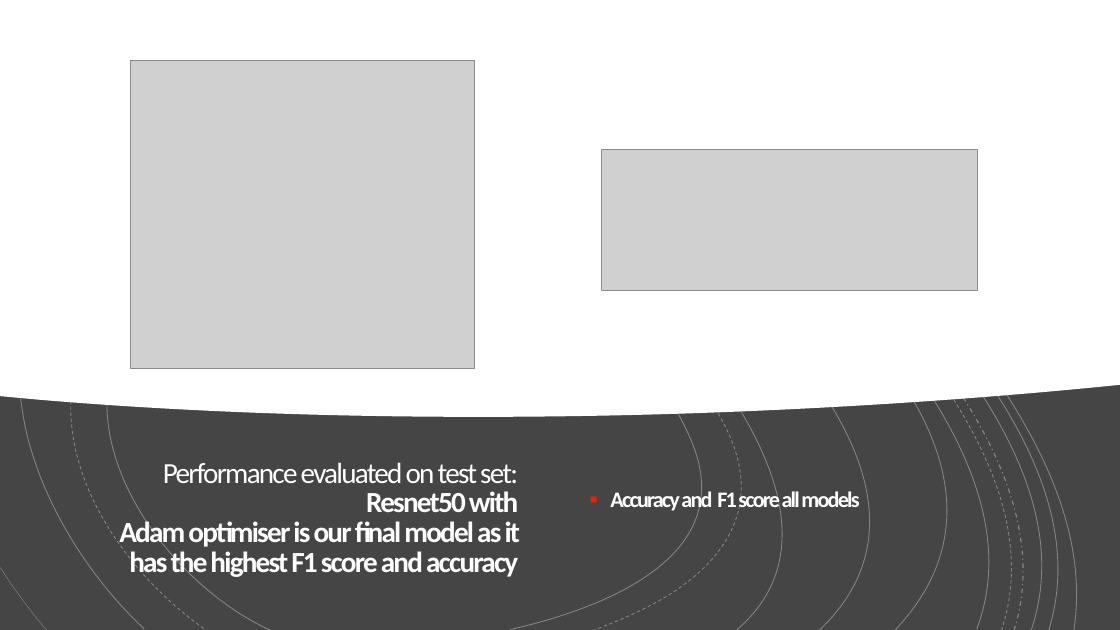
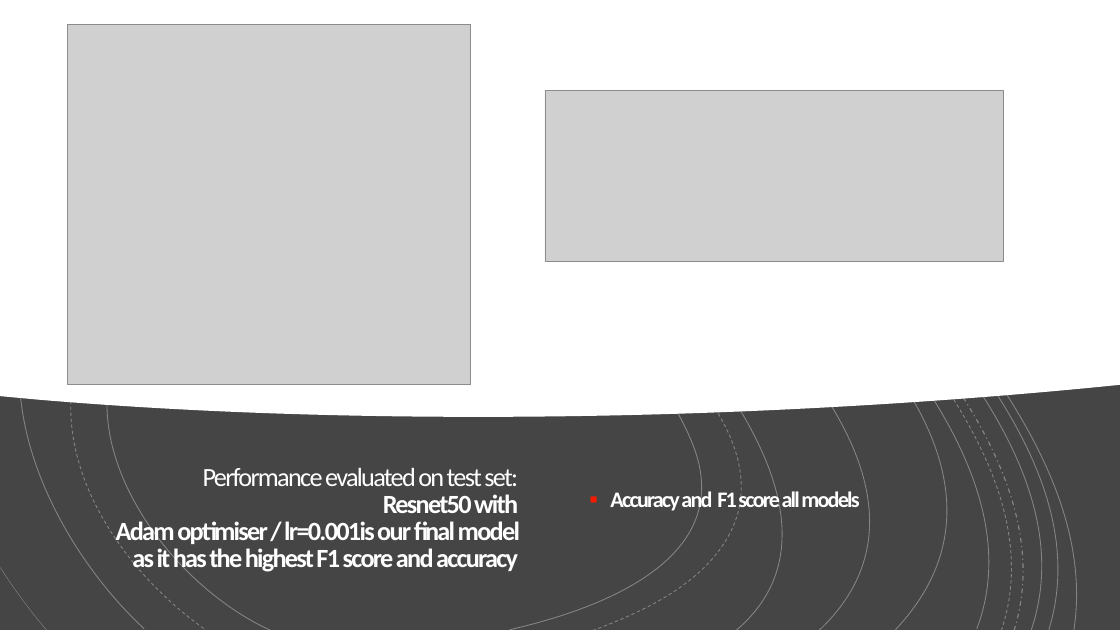
Before and after one commit to Kaoutar-Nahli/Early-Fire-Detection, a slide deck: slide 21 of deep-learning-fire-detection.pptx (slide 20 before the commit). Drawn at 1120x630 pixels with LibreOffice and Linux fonts; fonts in the diff are those of the drawing; grey boxes stand for pictures. Boxes give left, top, right and bottom in pixels: in the first picture for what was removed or moved away, otherwise in the second. Text is boxed around its words. In the diff, an @@ line names an element or a change of style, - is before the commit and + after.

Commit message:
presentation completed, too much text

```diff
--- a/deep-learning-fire-detection.pptx
+++ b/deep-learning-fire-detection.pptx
@@ picture: place and size @@
-picture at [130, 60, 475, 369]
+picture at [68, 24, 471, 385]
@@ picture: place and size @@
-picture at [602, 150, 977, 291]
+picture at [545, 90, 1003, 262]
@@ title at [116, 468, 520, 573]: text changed; size 25 to 22.5 pt @@
-Performance evaluated on test set:
-Resnet50 with
-Adam optimiser is our final model as it has the highest F1 score and accuracy
+Performance evaluated on test set:
+Resnet50 with
+Adam optimiser / lr=0.001is our final model as it has the highest F1 score and accuracy
```
Also in this commit, not shown: 11 other slides changed, 8 slides added, 7 slides removed.
